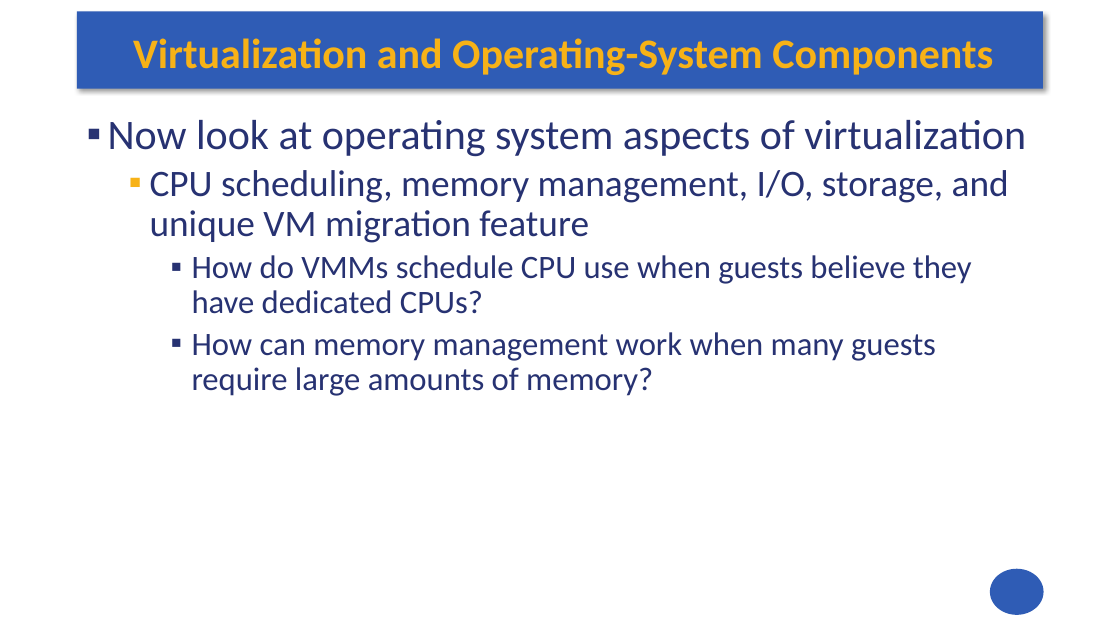
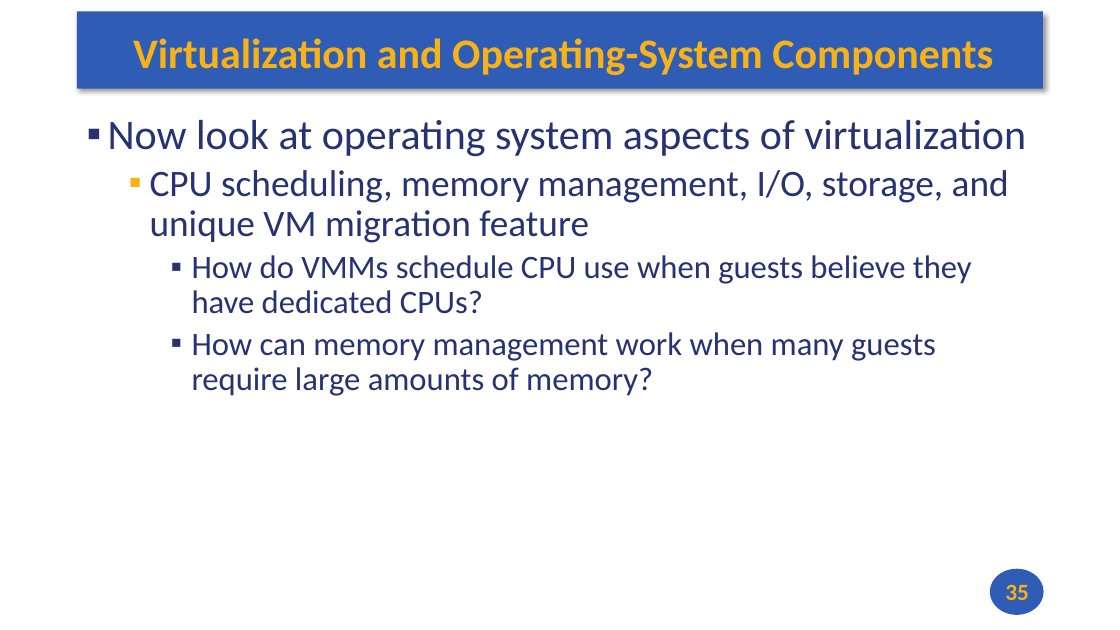
Before and after one commit to andrewt0301/hse-acos-course, a slide deck: slide 35 of docs/part2os/11_VM/OS_Lecture_11.pptx. Drawn at 1120x630 pixels with LibreOffice and Linux fonts; fonts in the diff are those of the drawing. Boxes give left, top, right and bottom in pixels: in the first picture for what was removed or moved away, otherwise in the second. Text is boxed around its words. In the diff, an @@ line names an element or a change of style, - is before the commit and + after.

```diff
--- a/docs/part2os/11_VM/OS_Lecture_11.pptx
+++ b/docs/part2os/11_VM/OS_Lecture_11.pptx
@@ page number added at [1005,584,1029,600], 20 pt, text #F7B217, bold @@
+35
```
Also in this commit, not shown: 39 other slides changed, 1 other file.
